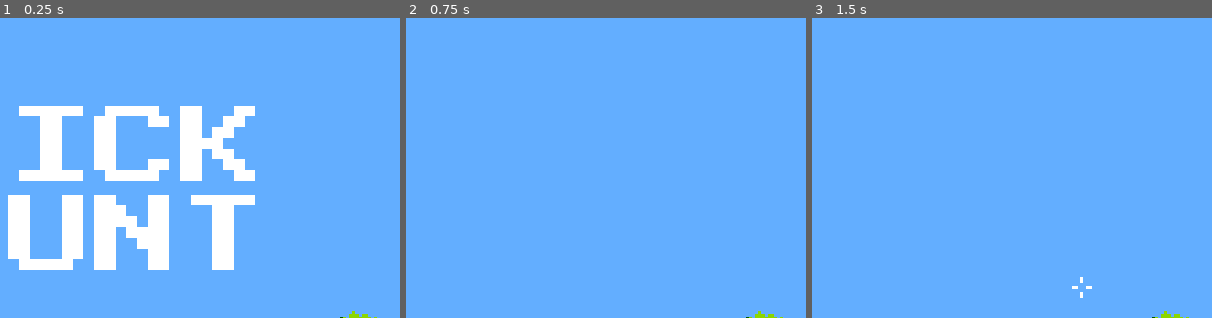
Above: before the commit, frames 1-3 (left to right).
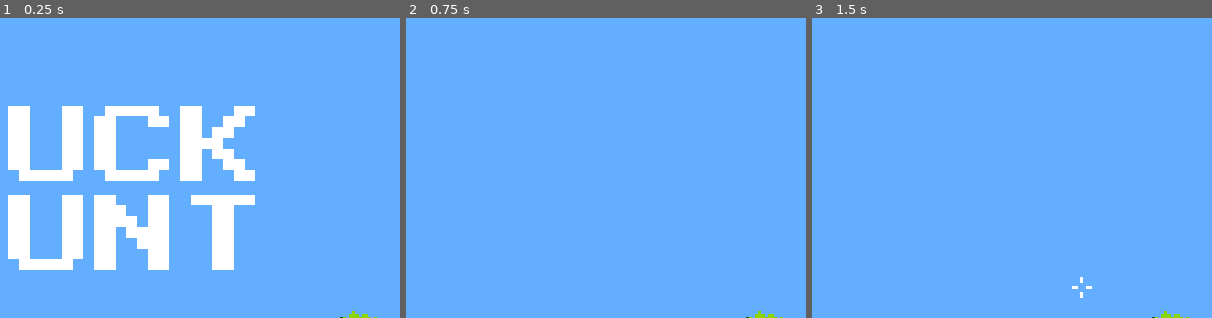
Above: after the commit, the same moments.

Repository: leafcabral/leafs-arcade
Game: Godot game, scene res://scenes/main_menu.tscn
Two runs of this game, one before a commit and one after it. Both use one fixed random seed, a clock stepped at 60 frames per second and the inputs below.
Inputs (mouse positions are % of the whole screen's width and height, from its top left):
- Up to frame 1 (0.25 s): no input
- Up to frame 2 (0.75 s): click "PLAY" at 0.5 s
- Up to frame 3 (1.5 s): move the mouse to (72, 45) at 1.27 s; click (72, 45) at 1.35 s
The pictures show only the part of the screen within x 38-88%, y 0-50%; the shares and areas given below are measured in that part.

The runs differ from the first frame. In frame 1, 3.4% of the frame differs, in the area x 2-21%, y 29-55%; in frame 2, nothing differs; in frame 3, nothing differs.

Commit message:
fix(duck_hunt): Fixed improper typo
Shame on whoever did that

Diff:
--- a/2-duck-hunt/scenes/main_menu.tscn
+++ b/2-duck-hunt/scenes/main_menu.tscn
@@ -35,7 +35,7 @@
 offset_right = 204.0
 offset_bottom = 213.0
 grow_horizontal = 2
-text = "DICK
+text = "DUCK
 HUNT"
 label_settings = SubResource("LabelSettings_ekxnf")
 horizontal_alignment = 1
